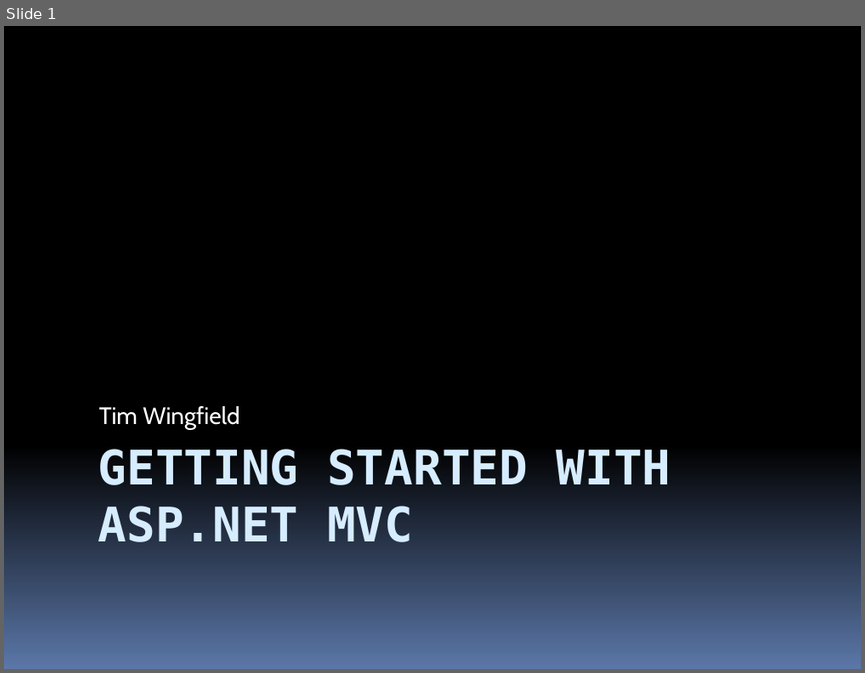
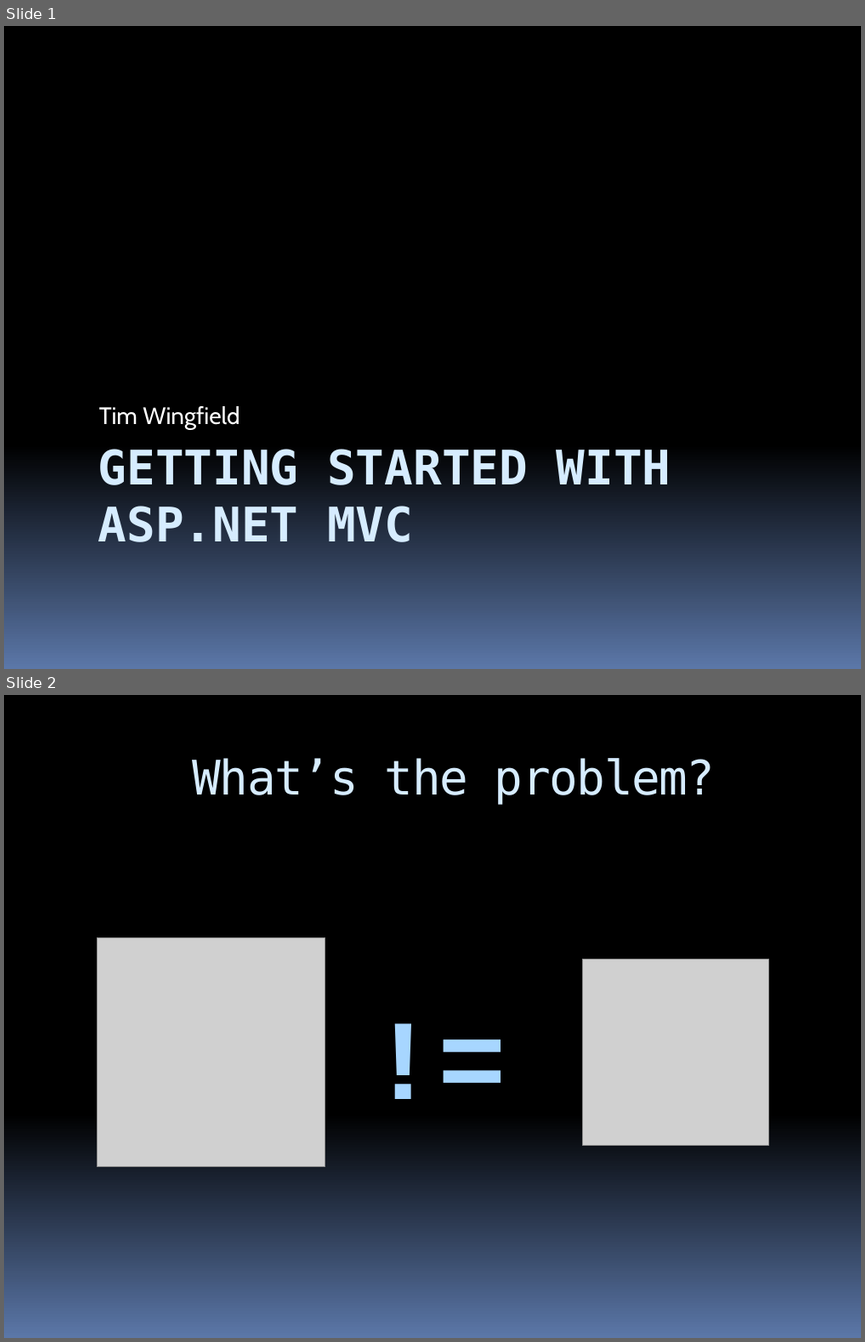
Before and after one commit to stevenharman/codeincubator, a slide deck: Samples/Getting-Started-With-MVC/Getting Started with MVC.pptx. Shown one above the other, each under a label of ours: slide 1 before the commit, slides 1 and 2 after it. The pictures are 865x673 and 865x1342 pixels, drawn with LibreOffice and Linux fonts; fonts in the diff are those of the drawing; grey boxes stand for pictures. Boxes give left, top, right and bottom in pixels: in the first picture for what was removed or moved away, otherwise in the second. Text is boxed around its words. In the diff, an @@ line names an element or a change of style, - is before the commit and + after.

```diff
--- a/Samples/Getting-Started-With-MVC/Getting Started with MVC.pptx
+++ b/Samples/Getting-Started-With-MVC/Getting Started with MVC.pptx
@@ slide 2 added at bbox=[4, 695, 861, 1338], background gradient #000000 to #5B77A8 @@
@@ title added at bbox=[193, 758, 715, 804], 40 pt, text #D6ECFF @@
+What’s the problem?
@@ picture added at bbox=[97, 937, 325, 1166] @@
@@ picture added at bbox=[582, 959, 768, 1145] @@
@@ text added at bbox=[361, 981, 612, 1128], 96 pt, text #A7D6FF, bold @@
+!=
```
Also in this commit, not shown: 8 slides changed, 5 other slides added, 4 slides removed.
